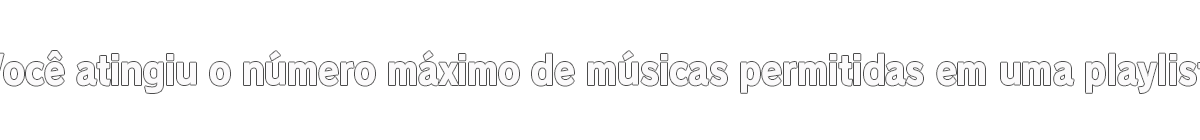
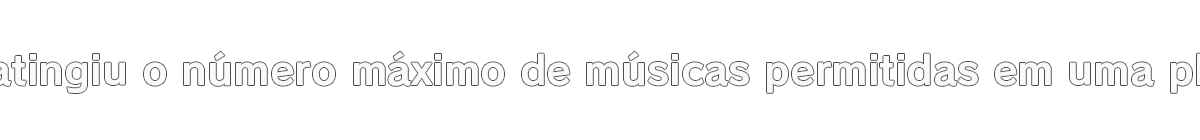
Comparing the layer stacks of the two 1200×140 images. Changes:
added layer "Você atingiu o número máximo de músicas permitidas em uma playl V2 Centralizado" above "Você atingiu o número máximo de músicas permitidas em uma playl" over [0, 51, 1200, 93]
renamed "Você atingiu o número máximo de músicas permitidas em uma playl copiar" to "Você atingiu o número máximo de músicas permitidas em uma playl", hid it over [0, 51, 1200, 93]
